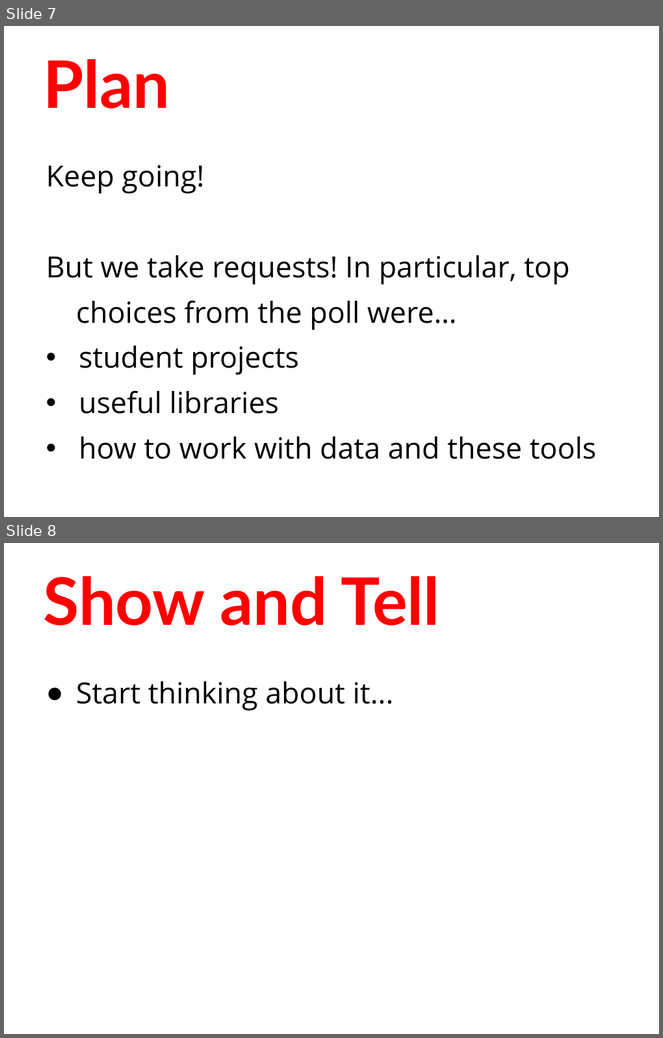
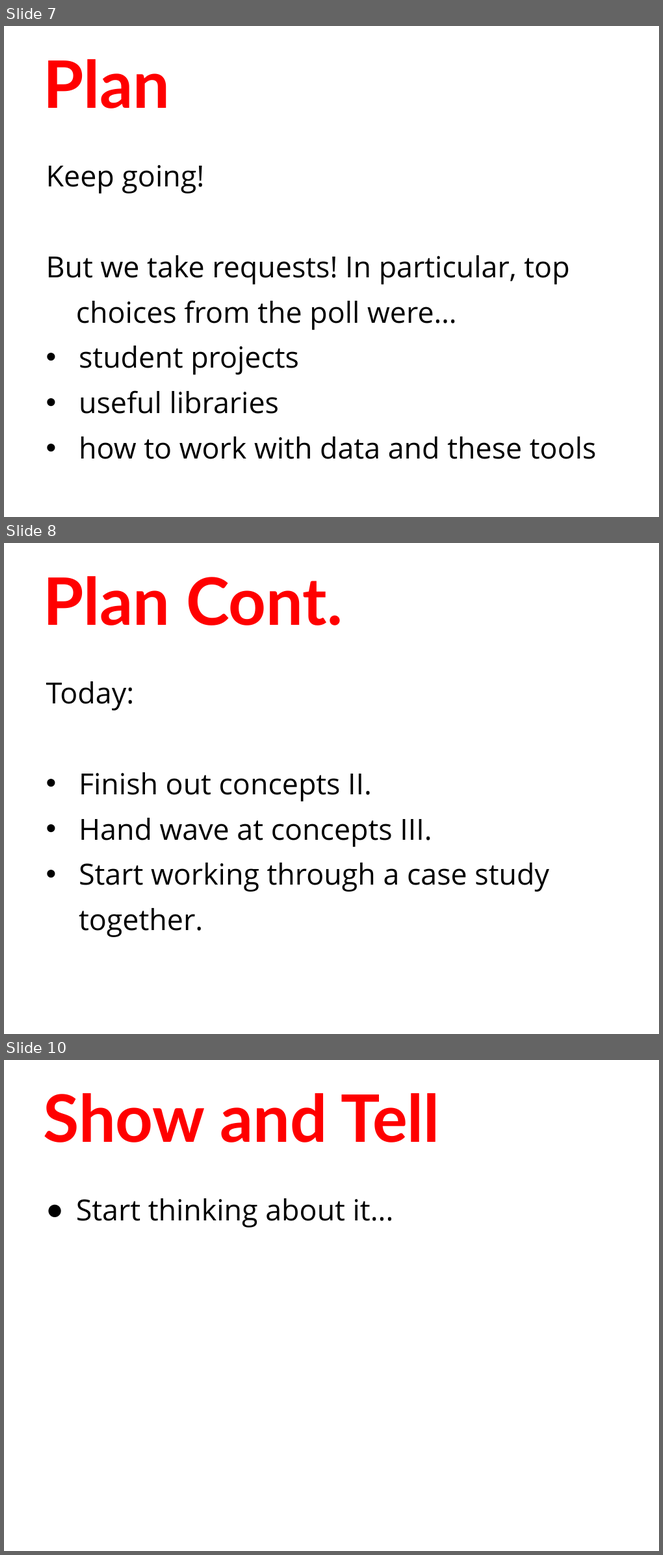
Before and after one commit to humanitiesprogramming/slides, a slide deck: 2018/python/day2-review.pptx. Shown one above the other, each under a label of ours: slides 7 and 8 before the commit, slides 7, 8 and 10 after it; the slides between them are not shown. The pictures are 663x1038 and 663x1555 pixels, drawn with LibreOffice and Linux fonts; fonts in the diff are those of the drawing. Boxes give left, top, right and bottom in pixels: in the first picture for what was removed or moved away, otherwise in the second. Text is boxed around its words. In the diff, an @@ line names an element or a change of style, - is before the commit and + after.

```diff
--- a/2018/python/day2-review.pptx
+++ b/2018/python/day2-review.pptx
@@ slide 8 added at (x1=4, y1=543, x2=659, y2=1034), background #FFFFFF @@
@@ title added at (x1=43, y1=576, x2=343, y2=626), 72 pt, text #FF0000, bold @@
+Plan Cont.
@@ text added at (x1=46, y1=681, x2=549, y2=938), 32 pt, text #000000 @@
+Today:
+• Finish out concepts II.
+• Hand wave at concepts III.
+• Start working through a case study together.
@@ what was slide 8 is now slide 10 @@
```
Also in this commit, not shown: 1 other slide added.
